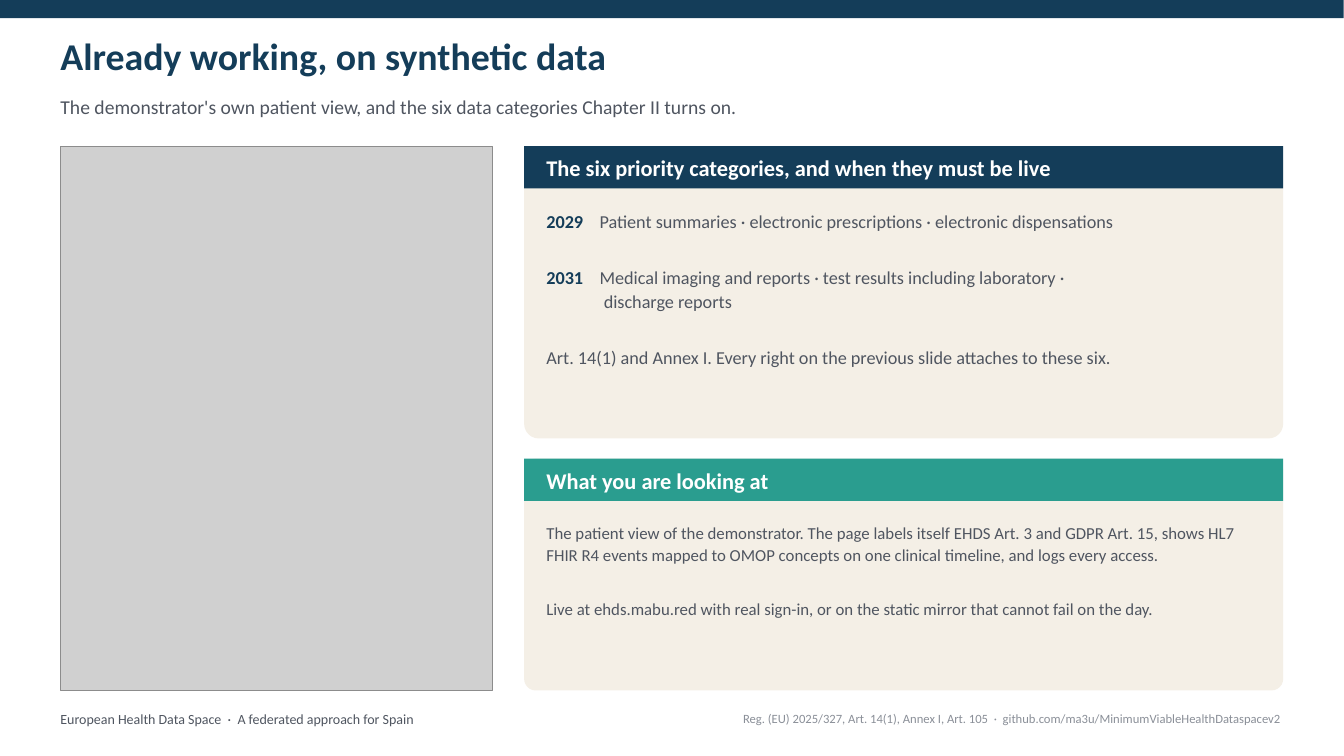
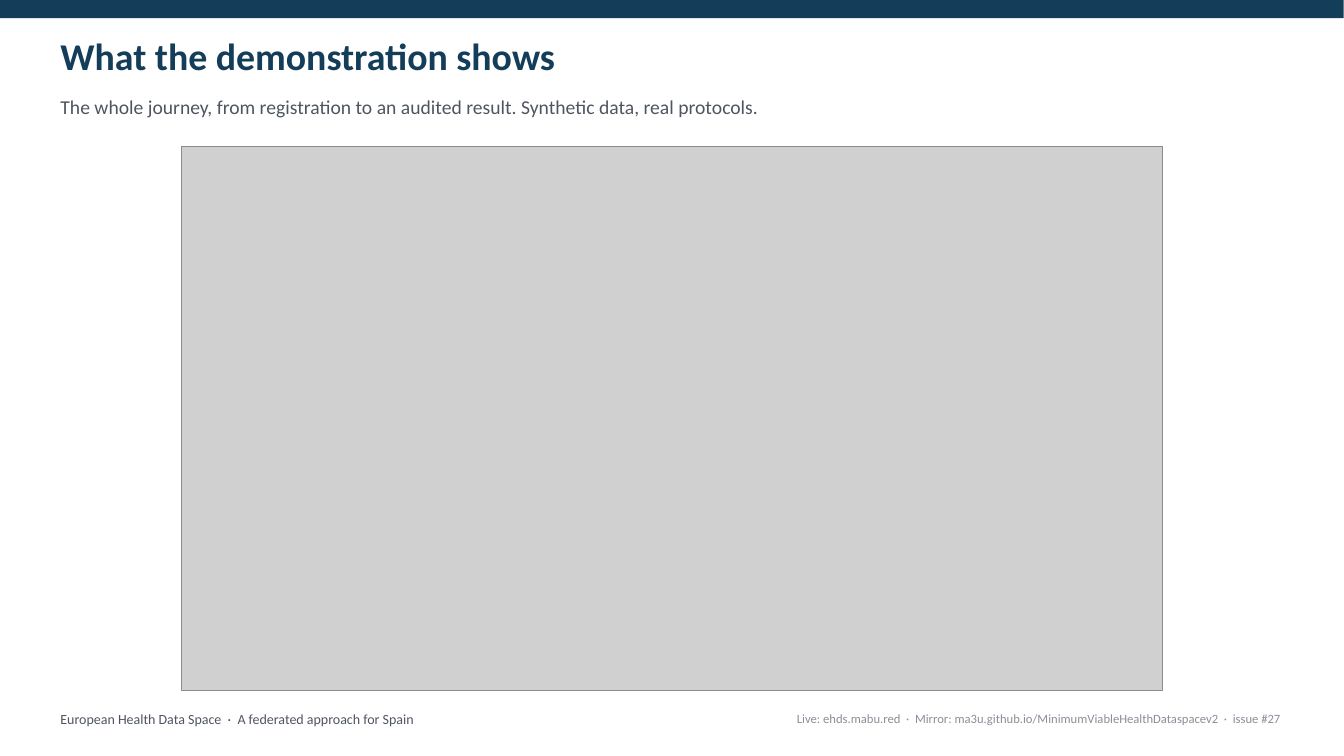
Before and after one commit to ma3u/MinimumViableHealthDataspacev2, a slide deck: slide 3 of docs/demos/spain-ehds-5-slides.pptx. Drawn at 1344x756 pixels with LibreOffice and Linux fonts; fonts in the diff are those of the drawing; grey boxes stand for pictures. Boxes give left, top, right and bottom in pixels: in the first picture for what was removed or moved away, otherwise in the second. Text is boxed around its words. In the diff, an @@ line names an element or a change of style, - is before the commit and + after.

Commit message:
docs(deck): the five-slide deck is about secondary use, at the larger size
Reverts the subject of the previous commit and keeps its sizing work. The deck
argues secondary use again: seventeen regional datasets becoming one research
resource, one application, one permit, and no rows leaving the environment.

The size fix stays and now applies to the secondary-use material. The
operating-model diagram is drawn a second time at 2.3:1 as
ehds-operating-model-wide.svg, which fills the full 12.13in of a slide rather
than the 6.68in the 1.3:1 original could manage. The bilingual journey
infographic goes from 7.4in to 9.73in, and gets a slide to itself, because it is
the one picture that carries the whole argument. The secure-research-room
illustration runs at 7.2 by 5.4.

The 1.3:1 diagram stays as it is. It is the right shape for the issue and for a
document, where height costs nothing. The two renderings carry the same content
and have to be kept in step, which is why the wide one is a sibling file rather
than a flag: the copy is hand-wrapped to the column width.

The primary-use diagram from the previous commit is kept and documented rather
than deleted. It is not used by this deck, but the long deck covers primary use
too.

```diff
--- a/docs/demos/spain-ehds-5-slides.pptx
+++ b/docs/demos/spain-ehds-5-slides.pptx
@@ text at (60,43,555,71): text changed @@
-Already working, on synthetic data
+What the demonstration shows
@@ text at (60,100,758,118): text changed @@
-The demonstrator's own patient view, and the six data categories Chapter II turns on.
+The whole journey, from registration to an audited result. Synthetic data, real protocols.
@@ picture: place and size @@
-picture at (60,146,493,691)
+picture at (181,146,1163,691)
@@ rounded rectangle removed at (524,146,1284,439) @@
@@ rectangle removed at (524,146,1284,189) @@
@@ text removed at (546,160,1051,180) @@
-The six priority categories, and when they must be live
@@ text removed at (546,215,1113,367) @@
-2029 Patient summaries · electronic prescriptions · electronic dispensations
-2031 Medical imaging and reports · test results including laboratory ·
-discharge reports
-Art. 14(1) and Annex I. Every right on the previous slide attaches to these six.
@@ rounded rectangle removed at (524,459,1284,691) @@
@@ rectangle removed at (524,459,1284,501) @@
@@ text removed at (546,473,769,493) @@
-What you are looking at
@@ text removed at (546,527,1234,618) @@
-The patient view of the demonstrator. The page labels itself EHDS Art. 3 and GDPR Art. 15, shows HL7 FHIR R4 events mapped to OMOP concepts on one clinical timeline, and logs every access.
-Live at ehds.mabu.red with real sign-in, or on the static mirror that cannot fail on the day.
@@ text at (797,714,1280,725): text changed @@
-Reg. (EU) 2025/327, Art. 14(1), Annex I, Art. 105 · github.com/ma3u/MinimumViableHealthDataspacev2
+Live: ehds.mabu.red · Mirror: ma3u.github.io/MinimumViableHealthDataspacev2 · issue #27
```
Also in this commit, not shown: 4 other slides changed, 6 other files.
